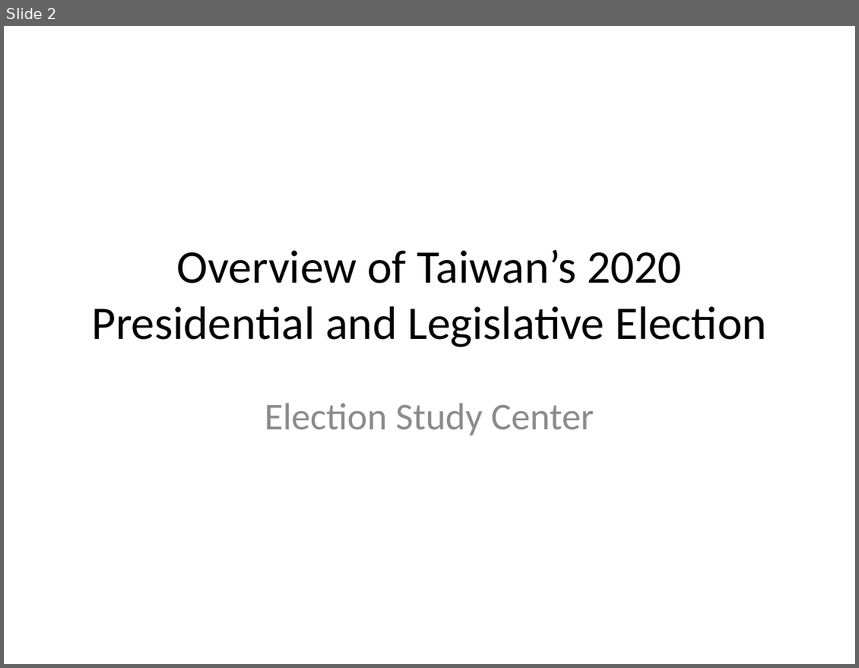
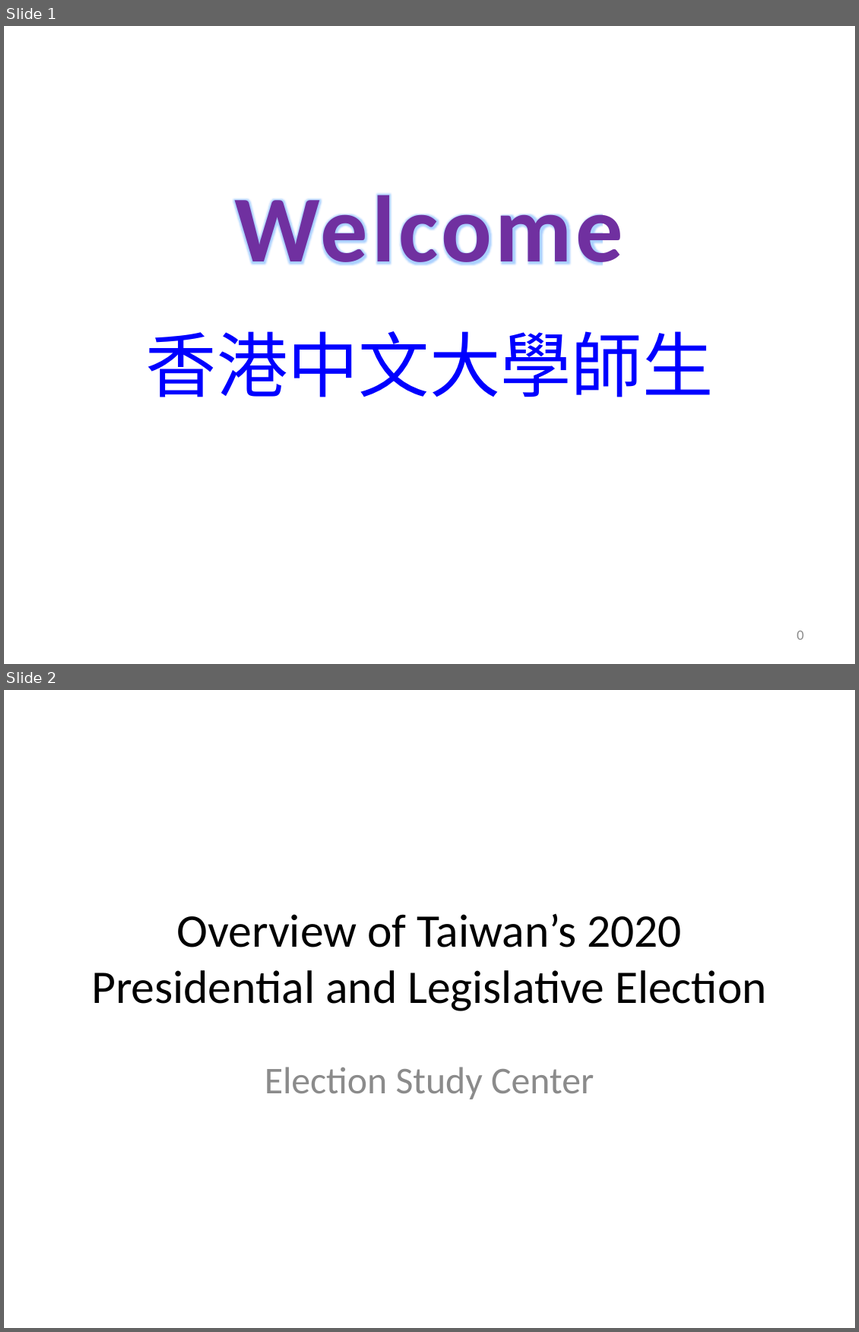
Before and after one commit to TsaiChiahung/ESC, a slide deck: PPT/Presentation_Election_2020(rev01032020).pptx. Shown one above the other, each under a label of ours: slide 2 before the commit, slides 1 and 2 after it. The pictures are 859x668 and 859x1332 pixels, drawn with LibreOffice and Linux fonts; fonts in the diff are those of the drawing; background and template pictures are left out. Boxes give left, top, right and bottom in pixels: in the first picture for what was removed or moved away, otherwise in the second. Text is boxed around its words. In the diff, an @@ line names an element or a change of style, - is before the commit and + after.

```diff
--- a/PPT/Presentation_Election_2020(rev01032020).pptx
+++ b/PPT/Presentation_Election_2020(rev01032020).pptx
@@ slide 1 added at bbox=[4, 26, 855, 664], background #FFFFFF @@
@@ title added at bbox=[235, 194, 623, 265], 80 pt, text #7030A0, bold @@
+Welcome
@@ subtitle added at bbox=[146, 332, 714, 398], 60 pt, text #0000FF @@
+香港中文大學師生
@@ page number added at bbox=[797, 631, 804, 640], 12 pt, text #8C8C8C @@
+0
```
Also in this commit, not shown: 1 slide changed, 1 other slide added, 1 slide removed.
